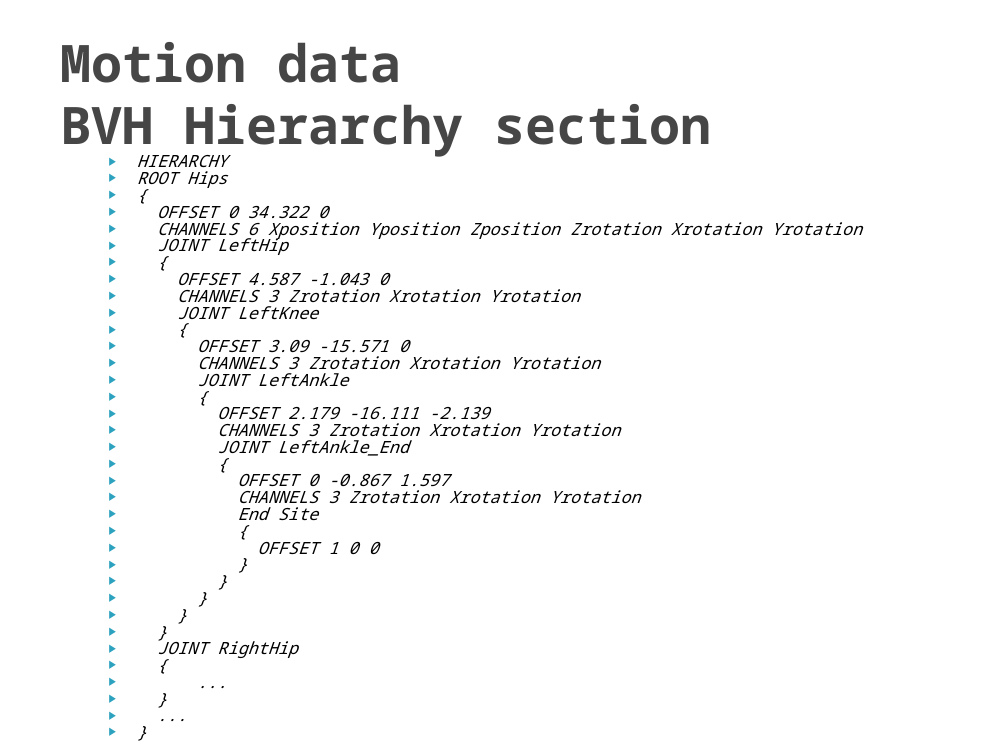
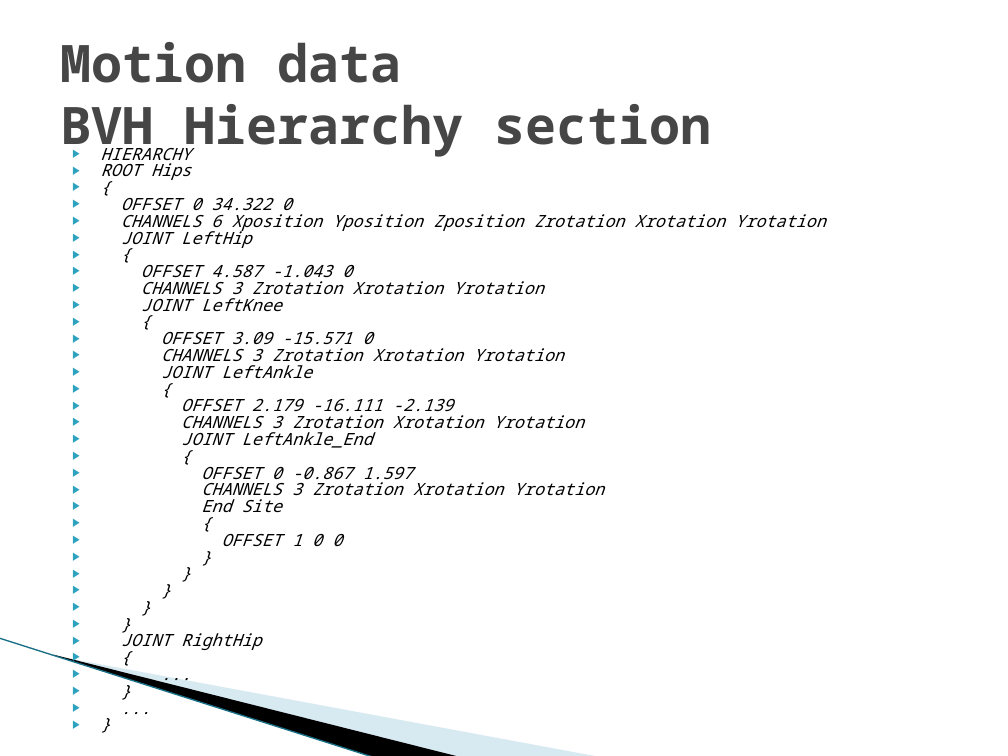
Before and after one commit to hobama/cvg01, a slide deck: slide 8 of docs/Presentation/Presentation.pptx (slide 10 before the commit). Drawn at 1008x756 pixels with LibreOffice and Linux fonts; fonts in the diff are those of the drawing; background and template pictures are left out. Boxes give left, top, right and bottom in pixels: in the first picture for what was removed or moved away, otherwise in the second. Text is boxed around its words. In the diff, an @@ line names an element or a change of style, - is before the commit and + after.

```diff
--- a/docs/Presentation/Presentation.pptx
+++ b/docs/Presentation/Presentation.pptx
@@ text "HIERARCHY" rewrapped from (x1=137, y1=155, x2=862, y2=660) to (x1=101, y1=143, x2=826, y2=652) @@
@@ freeform shape added at (x1=79, y1=551, x2=498, y2=711), fill #A0CBDC at 40% opacity @@
@@ freeform shape added at (x1=0, y1=638, x2=413, y2=731), fill #000000 @@
@@ line added from (0, 638) to (374, 756), #97C5D8 0.95 pt @@
```
Also in this commit, not shown: 3 other slides changed, 1 slide added, 3 slides removed.
